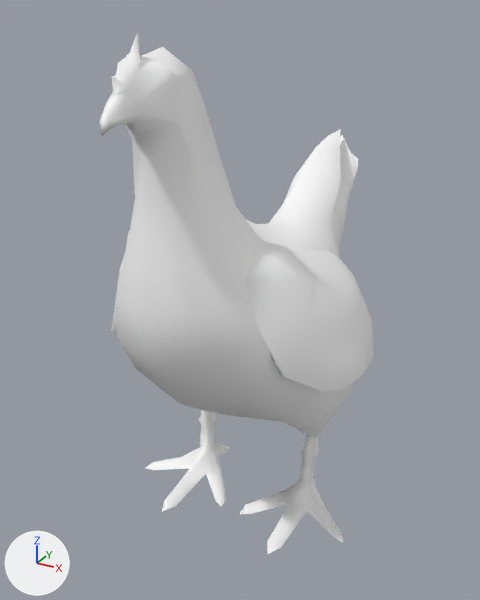
A saved change to the glTF model shared/models/glb/chicken.glb.
The view is the same before and after, from a 50 mm lens placed at (0.304, -0.54, 0.535), pointed at (-0.017, 0.045, 0.243). Lighting does not change. The marker at lower left points along +X, +Y and +Z. The first picture is the older version. Where no turn or scale is listed for an object, it has been applied to the vertices. Vertices at exactly the same position are counted once.

Objects in the first picture: 'Chicken_001'.
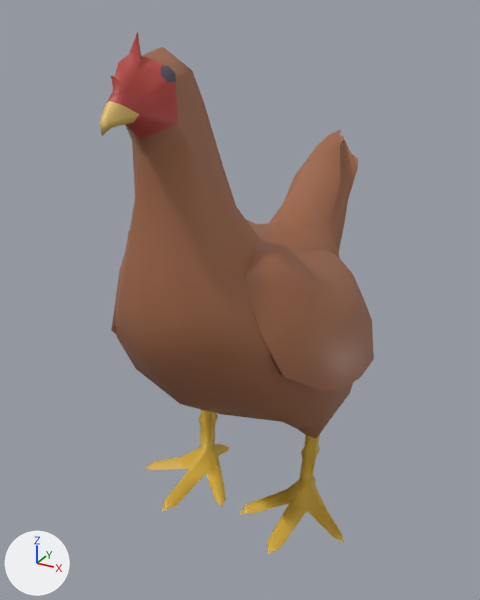
The edits, one by one:
me_chicken_001 has 494 vertices, 976 faces and spans x -0.134..0.134, y -0.182..0.307, z 0.0..0.52.
me_chicken_001 is used by ob_chicken_001; location (0.0, 0.0, 0.0).
me_chicken_001 part 1: 700 faces centred in x -0.127..0.127, y -0.168..0.287, z 0.094..0.507 are repainted in the vertex colours; the middle colour goes from white #ffffff to brown #a2694a.
me_chicken_001 part 2: 276 faces centred in x -0.129..0.129, y -0.18..0.088, z 0.0..0.472 are repainted in the vertex colours; the middle colour goes from white #ffffff to yellow #d8b03a.

Pixel boxes [x1, y1, x2, y2] of what changed, in the pictures (480 x 600 px):
part 1 of me_chicken_001, recoloured (white to brown): [106, 32, 374, 438] in both
part 2 of me_chicken_001, recoloured: [100, 101, 344, 554] in both
